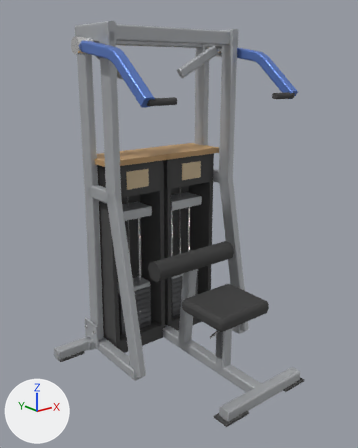
The glTF model catalogs/ludus/models/LD-B029/model.glb: old version first, new version second.
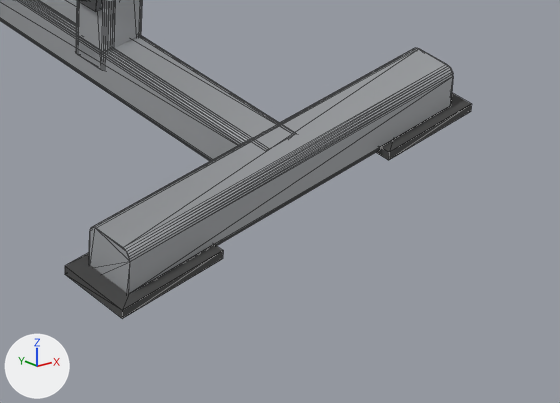
The first picture shows the older version from a camera (50 mm lens) standing at (-1.89, -2.16, 1.81) and looking at (-0.12, 0.05, 0.92). The close-ups show the older and then the newer version on the part from 56% to 91% of the width and 80% to 100% of the height of that picture. Only the edits that show in the close-ups are written down. The axes (+X, +Y, +Z) are drawn at lower left. The lights are the same throughout. The close-ups show mesh edges as thin lines. Where no turn or scale is listed for an object, it has been applied to the vertices.

Names of what the first close-up shows: 'base_front', 'base_spine', 'foot.001', 'foot.003', 'seat_post' and 1 more.
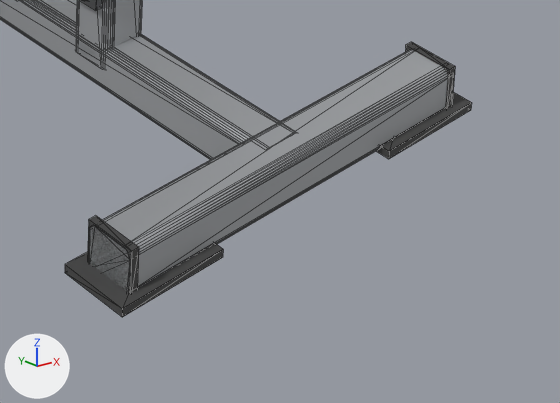
ob_equipment is not drawn itself; it is the parent of ob_base, ob_tower_left, ob_tower_right, ob_station.

Boxes (x1, y1, x2, y2) around the edits, measured in the close-ups (560 x 403 px):
'base_front', moved: before (88, 48, 453, 294); after (89, 50, 448, 290)
'base_spine', moved: before (0, 0, 280, 161); after (0, 0, 288, 160)
'foot.001', moved: before (65, 244, 223, 318); after (65, 243, 223, 317)
'seat_post', moved: before (76, 0, 142, 69); after (76, 0, 142, 68)
'end_cap.001', added: after (87, 216, 139, 294)
'foot.003', moved: before (376, 93, 471, 160); after (377, 92, 472, 159)
'end_cap.003', added: after (405, 42, 455, 108)
'seat_adjuster', moved: before (78, 0, 103, 12); after (80, 0, 103, 10)

Patch to the scene script:
```diff
--- a/catalogs/ludus/models/LD-B029/model.glb.py
+++ b/catalogs/ludus/models/LD-B029/model.glb.py
@@ ob_equipment @@
 ob_equipment.parent = ob_ld_b029
-ob_equipment.location = (0.0, -0.0075, 0.0)
+ob_equipment.location = (0.0, -0.0075, 0.002)
@@ ob_end_cap_003 @@
+ob_end_cap_003 = bpy.data.objects.new('end_cap.003', me_mesh_1)
+ob_end_cap_003.parent = ob_base
+ob_end_cap_003.location = (0.294, -0.553, 0.035)
+ob_end_cap_003.scale = (0.012, 0.074, 0.074)
@@ ob_end_cap_001 @@
+ob_end_cap_001 = bpy.data.objects.new('end_cap.001', me_mesh_1)
+ob_end_cap_001.parent = ob_base
+ob_end_cap_001.location = (-0.294, -0.553, 0.035)
+ob_end_cap_001.scale = (0.012, 0.074, 0.074)
```
